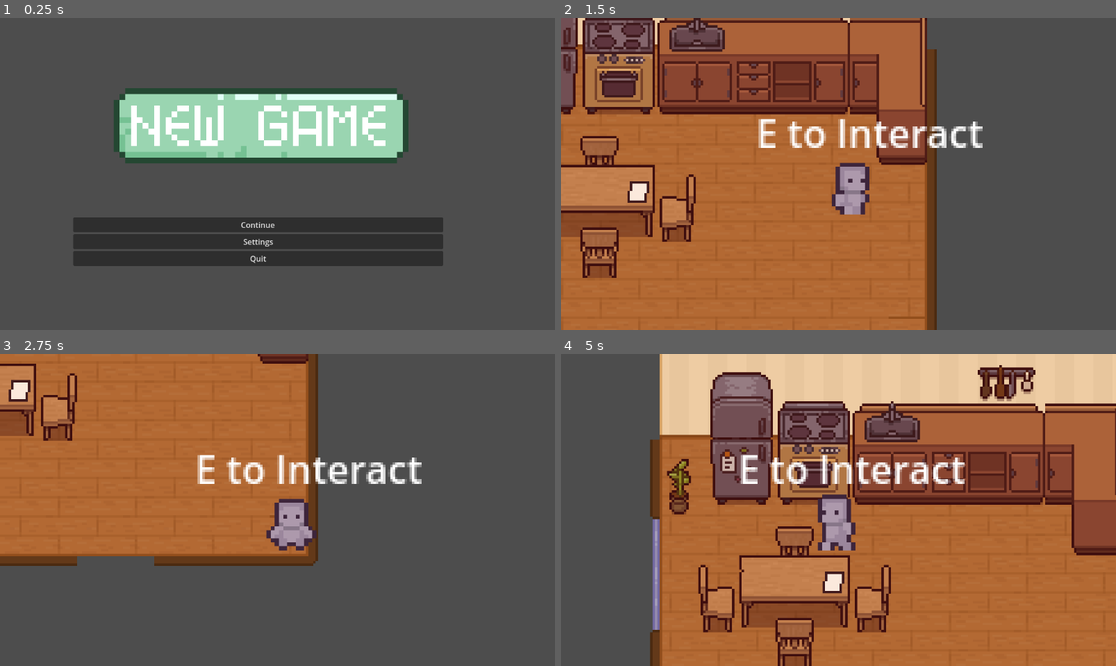
Above: before the commit, frames 1-4 (two rows, left to right).
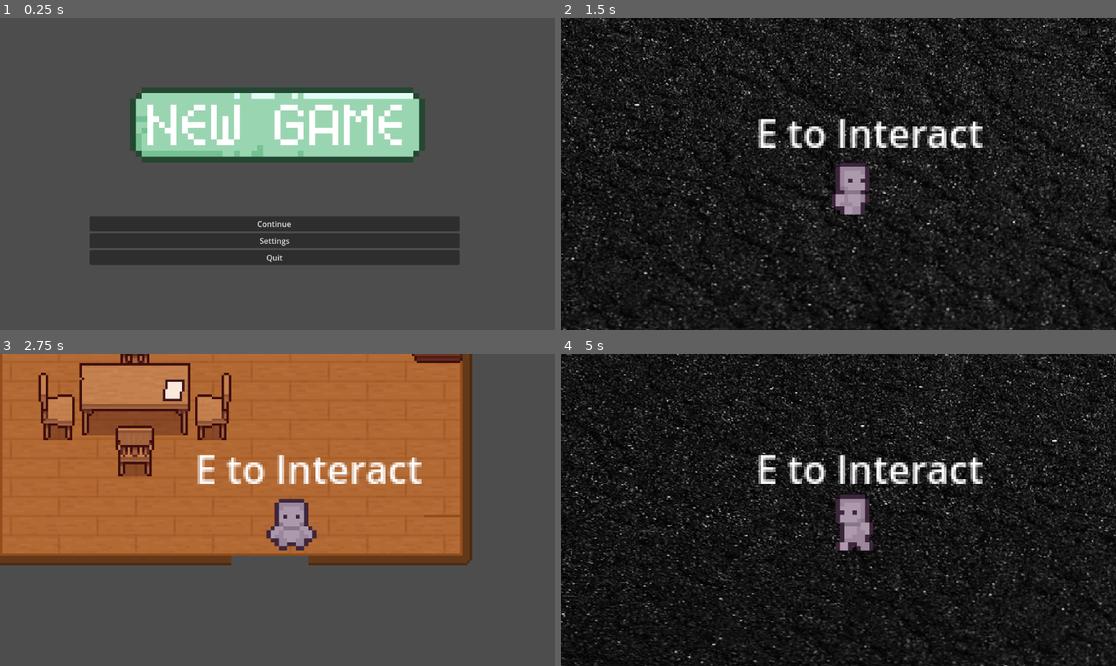
Above: after the commit, the same moments.

Repository: dddddakari/purgency
Game: Godot game, scene res://menus/start_screen.tscn
Same seed, same stepped clock (60 frames per second), same inputs: the game is played once before the commit and once after it.
Inputs (mouse positions are in pixels of both pictures, inside the frame that each line leads up to; where the layout moved, square brackets give the same spot in the first picture):
- Up to frame 1 (0.25 s): no input
- Up to frame 2 (1.5 s): click (832, 120) [821, 124] at 0.5 s; hold Right (ui_right) from 1.28 s (still down); hold E (interact) from 1.28 s (still down)
- Up to frame 3 (2.75 s): release Right (ui_right) at 2.03 s; release E (interact) at 2.03 s; hold Down (ui_down) from 2.03 s (still down); tap E (interact) at 2.1 s
- Up to frame 4 (5 s): release Down (ui_down) at 2.78 s; hold Right (ui_right) 2.78-3.53 s; hold E (interact) 2.78-3.53 s; hold Up (ui_up) 3.53-4.28 s; tap E (interact) at 3.6 s; hold Left (ui_left) from 4.28 s (still down); hold E (interact) from 4.28 s (still down)

The runs differ from the first frame. In frame 1, 8.2% of the frame differs, in the area x 13-83%, y 22-80%; in frame 2, 96%; in frame 3, 28%; in frame 4, 99%, in the area x 0-100%, y 0-100%.

Commit message:
Collision SLIDE OVERRR

Diff:
--- a/purgency-/background/kitchen/kitchen01.tscn
+++ b/purgency-/background/kitchen/kitchen01.tscn
@@ -1686,7 +1686,7 @@
 size = Vector2(15, 10)
 
 [sub_resource type="SegmentShape2D" id="SegmentShape2D_nt3qv"]
-b = Vector2(92, 0)
+b = Vector2(145, -1)
 
 [sub_resource type="SegmentShape2D" id="SegmentShape2D_aw786"]
 a = Vector2(-23, 0)
@@ -1793,7 +1793,7 @@
 shape = SubResource("SegmentShape2D_nt3qv")
 
 [node name="wall-door-right" type="CollisionShape2D" parent="StaticBody2D"]
-position = Vector2(70, 115)
+position = Vector2(69, 116)
 shape = SubResource("SegmentShape2D_aw786")
 
 [node name="Area2D" type="Area2D" parent="."]
--- a/purgency-/menus/start_screen.tscn
+++ b/purgency-/menus/start_screen.tscn
@@ -38,7 +38,7 @@
 text = "Quit"
 
 [node name="Camera2D" type="Camera2D" parent="VBoxContainer"]
-position = Vector2(424, 298)
+position = Vector2(390, 300)
 zoom = Vector2(2, 2)
 
 [connection signal="pressed" from="VBoxContainer/HBoxContainer/GridContainer/New Game" to="." method="_on_new_game_pressed"]
